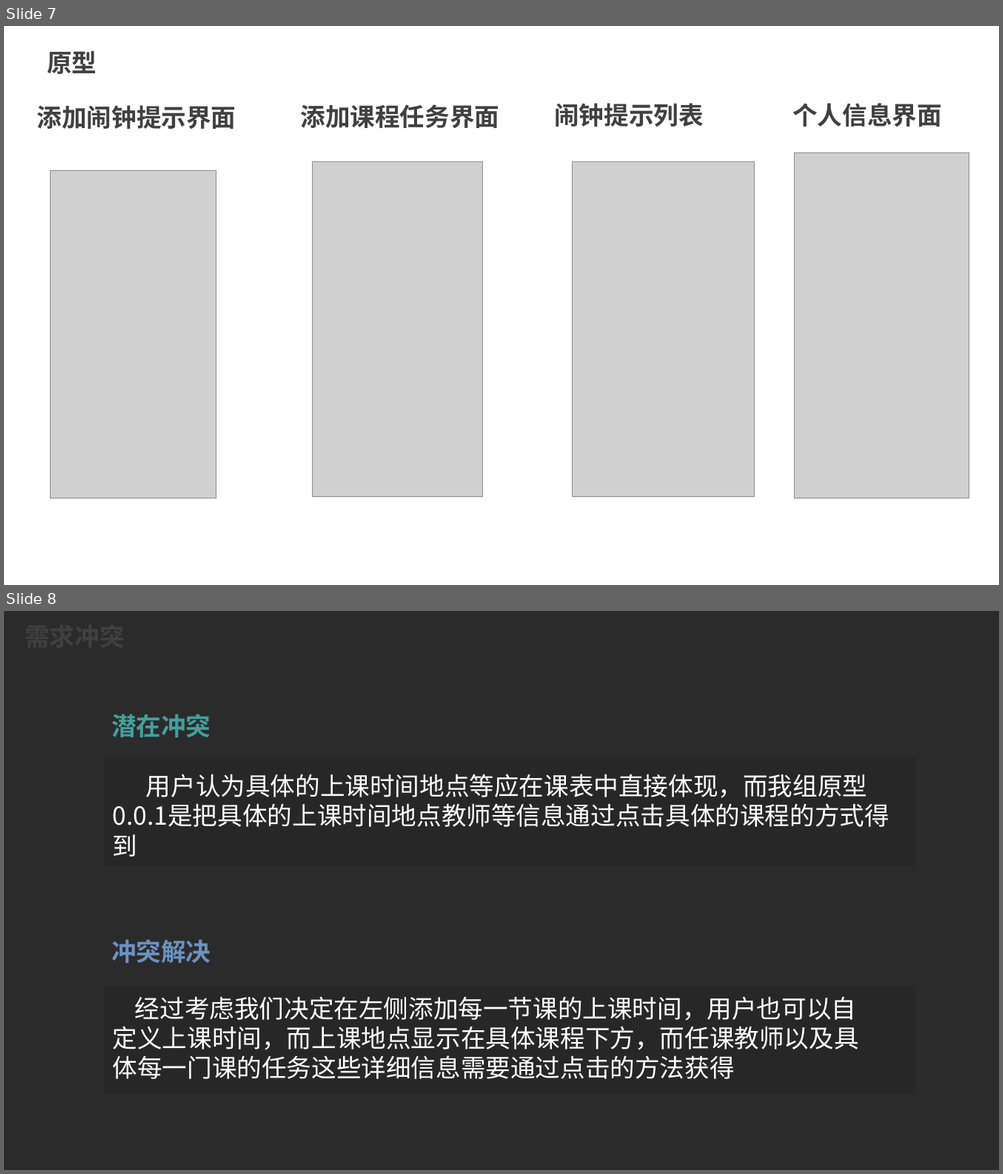
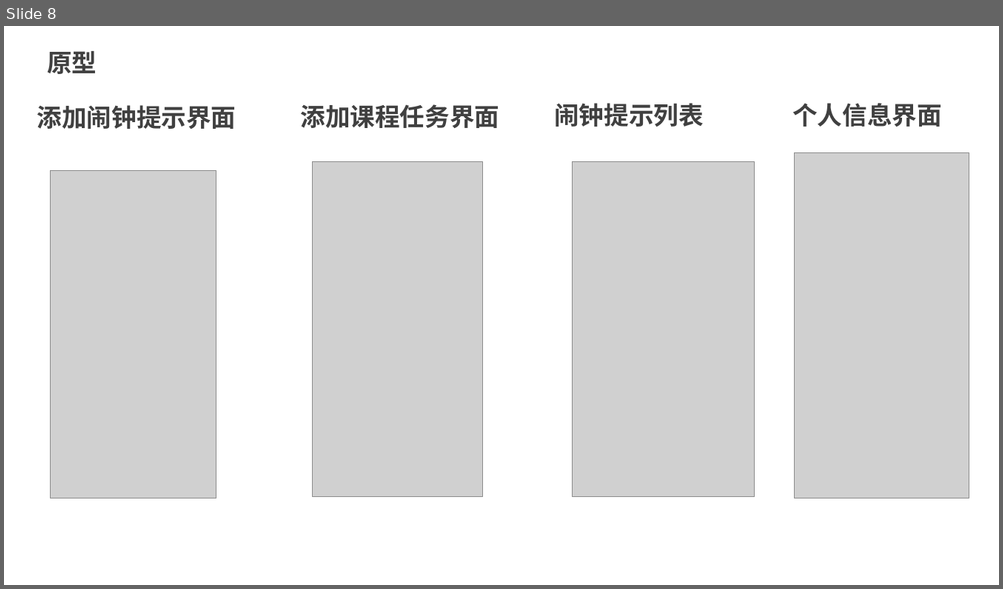
Before and after one commit to wo-ay/G10, a slide deck: 项目文档/文档与ppt/G10SRS评审PPT.pptx. Shown one above the other, each under a label of ours: slides 7 and 8 before the commit, slide 8 after it. The pictures are 1003x1174 and 1003x589 pixels, drawn with LibreOffice and Linux fonts; fonts in the diff are those of the drawing; grey boxes stand for pictures; background and template pictures are left out; a plain dark background stands for a picture behind light text. Boxes give left, top, right and bottom in pixels: in the first picture for what was removed or moved away, otherwise in the second. Text is boxed around its words. In the diff, an @@ line names an element or a change of style, - is before the commit and + after.

```diff
--- a/项目文档/文档与ppt/G10SRS评审PPT.pptx
+++ b/项目文档/文档与ppt/G10SRS评审PPT.pptx
@@ slide 8 removed at bbox=[4, 611, 999, 1170], background picture (left out) @@
@@ text removed at bbox=[111, 714, 210, 738] @@
-需求冲突
@@ text removed at bbox=[111, 714, 210, 963] @@
-潜在冲突
@@ rectangle removed at bbox=[104, 758, 916, 866] @@
@@ text removed at bbox=[113, 774, 889, 827] @@
-用户认为具体的上课时间地点等应在课表中直接体现，而我组原型0.0.1是把具体的上课时间地点教师等信息通过点击具体的课程的方式得到
@@ text removed at bbox=[111, 940, 210, 963] @@
-冲突解决
@@ rectangle removed at bbox=[104, 986, 916, 1095] @@
@@ text removed at bbox=[113, 997, 859, 1079] @@
-经过考虑我们决定在左侧添加每一节课的上课时间，用户也可以自定义上课时间，而上课地点显示在具体课程下方，而任课教师以及具体每一门课的任务这些详细信息需要通过点击的方法获得
@@ what was slide 7 is now slide 8 @@
```
Also in this commit, not shown: 5 slides changed, 4 slides added, 4 other slides removed, 1 other file.
